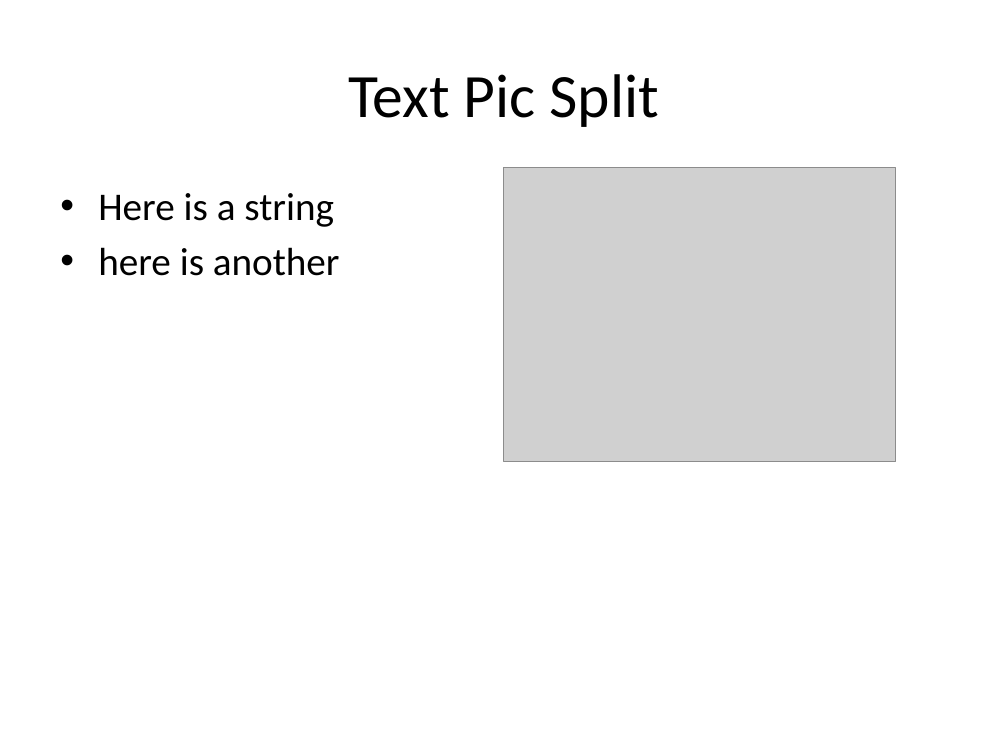
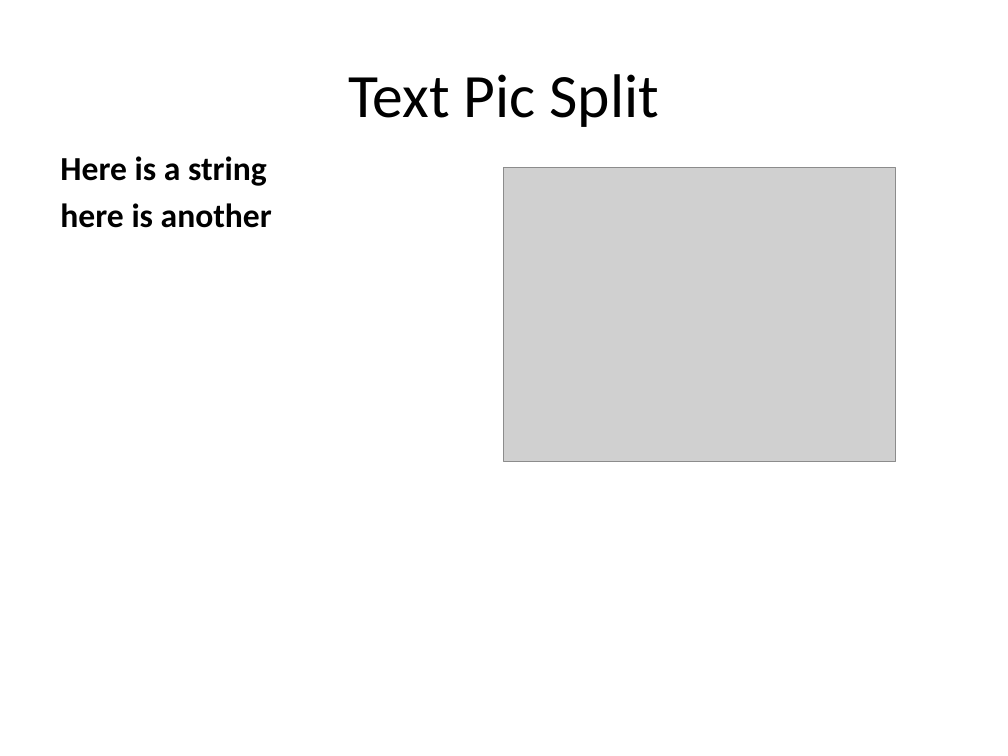
Before and after one commit to pythonicrubyist/powerpoint, a slide deck: slide 5 of samples/pptx/sample.pptx. Drawn at 1008x756 pixels with LibreOffice and Linux fonts; fonts in the diff are those of the drawing; grey boxes stand for pictures. Boxes give left, top, right and bottom in pixels: in the first picture for what was removed or moved away, otherwise in the second. Text is boxed around its words. In the diff, an @@ line names an element or a change of style, - is before the commit and + after.

```diff
--- a/samples/pptx/sample.pptx
+++ b/samples/pptx/sample.pptx
@@ text "Here is a string": place and size @@
-text "Here is a string" at <box>98,193,340,276</box>
+text "Here is a string" at <box>60,156,272,228</box>
@@ text "Here is a string" at <box>60,156,272,228</box>: size 28 to 24 pt, bold on; bullet • to none; vertical alignment top to bottom @@
```
Also in this commit, not shown: 6 other slides changed, 1 slide added, 6 other files.
